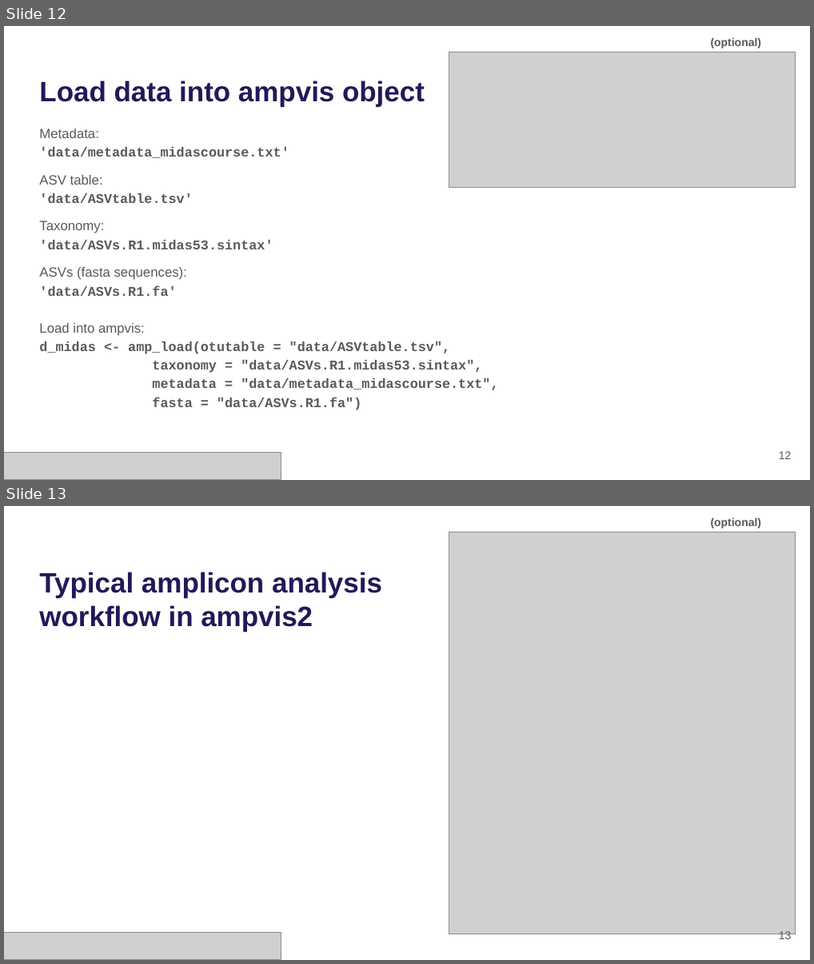
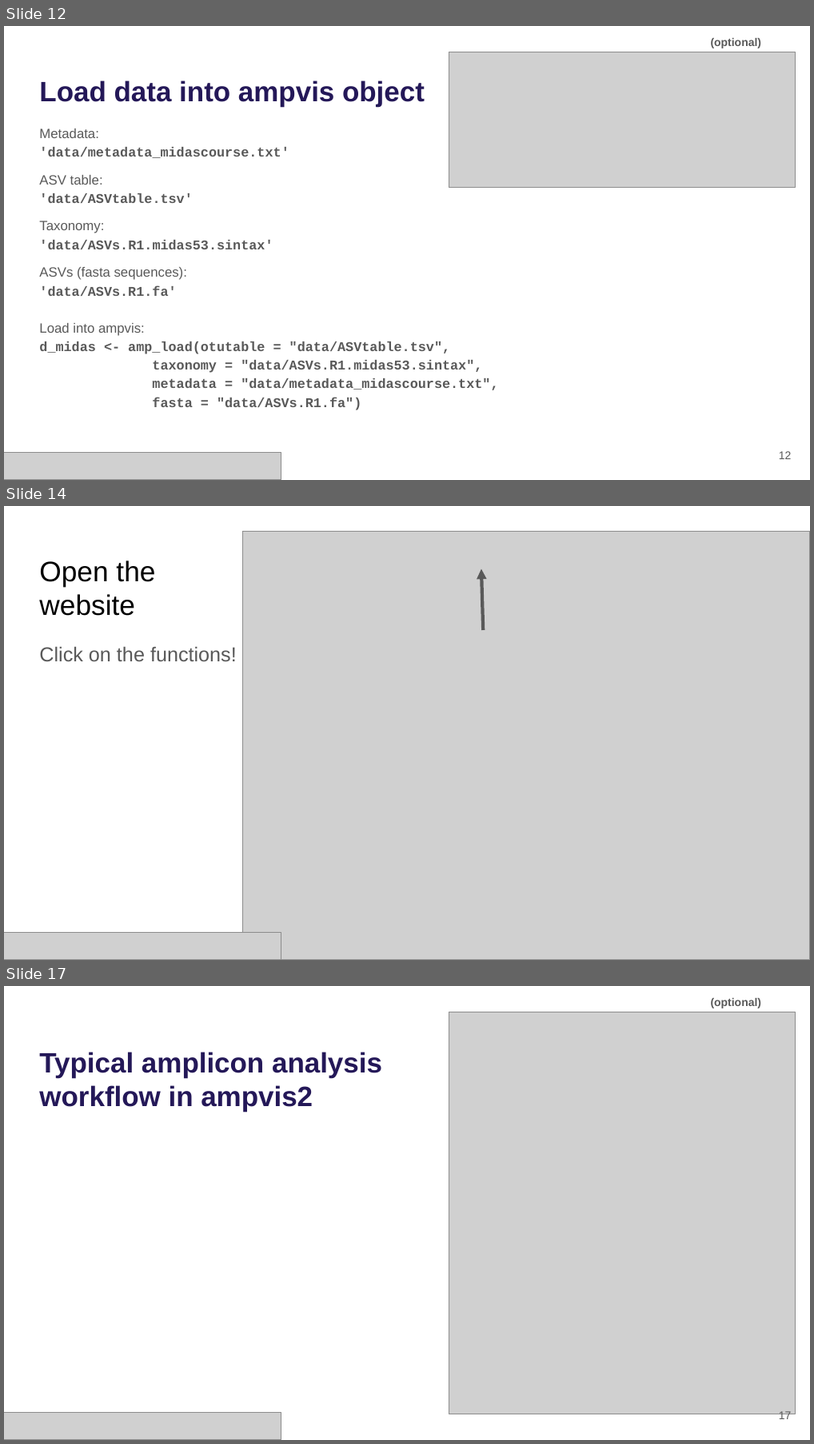
Before and after one commit to mpeces/MiDAS_course_2025, a slide deck: presentations/Hands-on_Setup.pptx. Shown one above the other, each under a label of ours: slides 12 and 13 before the commit, slides 12, 14 and 17 after it; the slides between them are not shown. The pictures are 814x964 and 814x1444 pixels, drawn with LibreOffice and Linux fonts; fonts in the diff are those of the drawing; grey boxes stand for pictures. Boxes give left, top, right and bottom in pixels: in the first picture for what was removed or moved away, otherwise in the second. Text is boxed around its words. In the diff, an @@ line names an element or a change of style, - is before the commit and + after.

```diff
--- a/presentations/Hands-on_Setup.pptx
+++ b/presentations/Hands-on_Setup.pptx
@@ slide 14 added at [4,506,810,960], background #FFFFFF @@
@@ picture added at [242,531,810,959] @@
@@ title added at [39,560,155,616], 25.2 pt, text #000000 @@
+Open the website
@@ arrow added from (483, 630) to (482, 569), #595959 3 pt @@
@@ text added at [39,646,237,661], 18 pt, text #595959 @@
+Click on the functions!
@@ picture added at [4,932,282,959] @@
@@ what was slide 13 is now slide 17 @@
@@ page number at [779,1410,792,1419]: text changed @@
-13
+17
```
Also in this commit, not shown: 1 slide changed, 3 other slides added.
